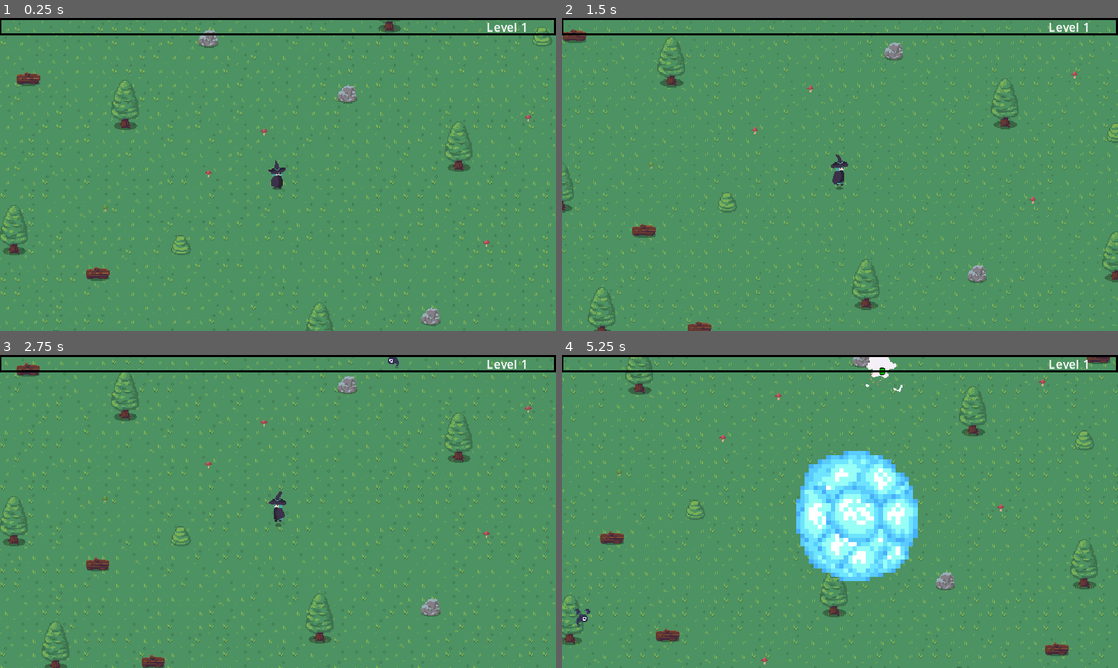
Above: before the commit, frames 1-4 (two rows, left to right).
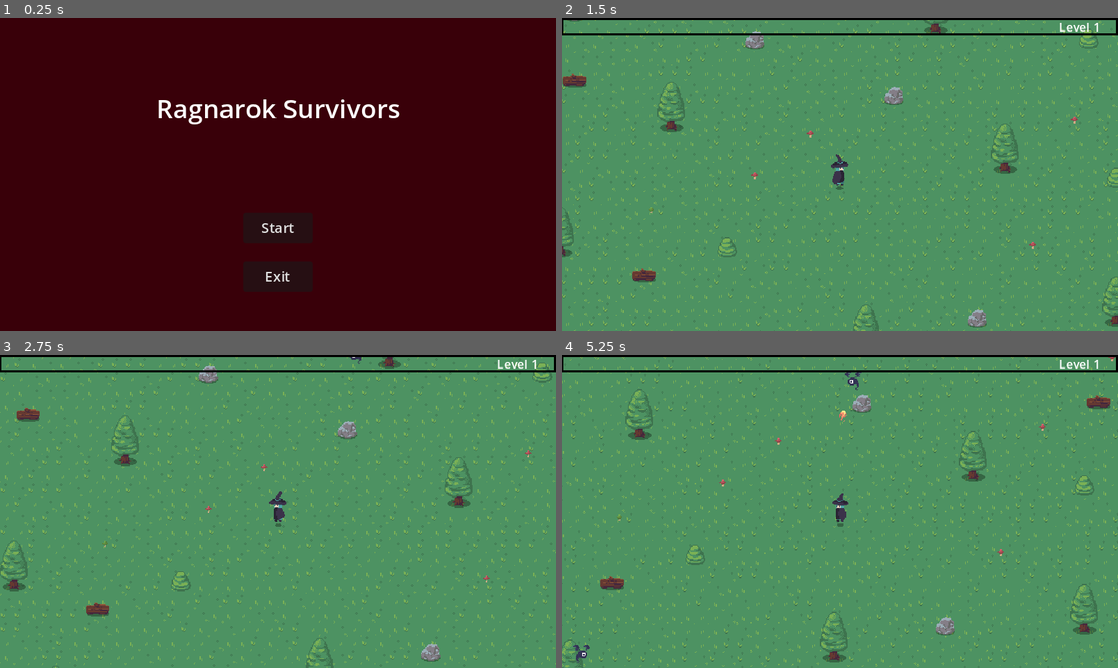
Above: after the commit, the same moments.

Repository: GuillermoIglesias/ragnarok
Game: Godot game, scene res://menu/main.tscn
The game is run twice, just before and just after one commit, with the same random seed, the same clock (stepped at 60 frames per second) and the same inputs. Before the commit the project starts from res://world/level.tscn.
Inputs (mouse positions are in pixels of both pictures, inside the frame that each line leads up to):
- Up to frame 1 (0.25 s): no input
- Up to frame 2 (1.5 s): click (840, 227) at 0.5 s, where only the run after the commit has a clickable "Start"; move the mouse to (962, 158) at 1.27 s; press the mouse at (962, 158) at 1.28 s; hold D (right) from 1.28 s (still down)
- Up to frame 3 (2.75 s): move the mouse to (166, 527) at 2.02 s; release D (right) at 2.03 s; release the mouse at (166, 527) at 2.03 s; hold A (left) from 2.03 s (still down); click (166, 527) at 2.1 s
- Up to frame 4 (5.25 s): move the mouse to (895, 442) at 2.77 s; release A (left) at 2.78 s; press the mouse at (895, 442) at 2.78 s; hold D (right) 2.78-4.28 s; move the mouse to (812, 574) at 3.52 s; release the mouse at (812, 574) at 3.53 s; click (812, 574) at 3.6 s; move the mouse to (1006, 558) at 4.27 s; press the mouse at (1006, 558) at 4.28 s; hold A (left) from 4.28 s (still down); move the mouse to (673, 464) at 5.02 s; release the mouse at (673, 464) at 5.03 s; click (673, 464) at 5.1 s

The runs differ from the first frame. In frame 1, 100% of the frame differs, in the area x 0-100%, y 0-100%; in frame 2, 13%; in frame 3, 13%; in frame 4, 20%.

Commit message:
added title menu and death

Diff:
--- /dev/null
+++ b/menu/main.gd
@@ -0,0 +1,11 @@
+extends Control
+
+@onready var level = "res://world/level.tscn"
+
+
+func _on_start_pressed():
+	var _level = get_tree().change_scene_to_file(level)
+
+
+func _on_exit_pressed():
+	get_tree().quit()
--- /dev/null
+++ b/menu/main.tscn
@@ -0,0 +1,72 @@
+[gd_scene load_steps=2 format=3 uid="uid://c78gl80tc0sw7"]
+
+[ext_resource type="Script" path="res://menu/main.gd" id="1_uaop0"]
+
+[node name="Main" type="Control"]
+layout_mode = 3
+anchors_preset = 15
+anchor_right = 1.0
+anchor_bottom = 1.0
+grow_horizontal = 2
+grow_vertical = 2
+script = ExtResource("1_uaop0")
+
+[node name="Background" type="ColorRect" parent="."]
+layout_mode = 1
+anchors_preset = 15
+anchor_right = 1.0
+anchor_bottom = 1.0
+grow_horizontal = 2
+grow_vertical = 2
+color = Color(0.223529, 0, 0.0352941, 1)
+
+[node name="Title" type="Label" parent="."]
+layout_mode = 1
+anchors_preset = 8
+anchor_left = 0.5
+anchor_top = 0.5
+anchor_right = 0.5
+anchor_bottom = 0.5
+offset_left = -140.0
+offset_top = -98.5
+offset_right = 140.0
+offset_bottom = -53.5
+grow_horizontal = 2
+grow_vertical = 2
+theme_override_font_sizes/font_size = 30
+text = "Ragnarok Survivors"
+horizontal_alignment = 1
+vertical_alignment = 1
+
+[node name="Start" type="Button" parent="."]
+layout_mode = 1
+anchors_preset = 8
+anchor_left = 0.5
+anchor_top = 0.5
+anchor_right = 0.5
+anchor_bottom = 0.5
+offset_left = -40.0
+offset_top = 44.0
+offset_right = 40.0
+offset_bottom = 79.0
+grow_horizontal = 2
+grow_vertical = 2
+text = "Start"
+
+[node name="Exit" type="Button" parent="."]
+layout_mode = 1
+anchors_preset = 7
+anchor_left = 0.5
+anchor_top = 1.0
+anchor_right = 0.5
+anchor_bottom = 1.0
+offset_left = -40.0
+offset_top = -80.0
+offset_right = 40.0
+offset_bottom = -45.0
+grow_horizontal = 2
+grow_vertical = 0
+text = "Exit"
+
+[connection signal="pressed" from="Start" to="." method="_on_start_pressed"]
+[connection signal="pressed" from="Exit" to="." method="_on_exit_pressed"]
--- a/project.godot
+++ b/project.godot
@@ -11,8 +11,9 @@
 [application]
 
 config/name="Ragnarok"
-run/main_scene="res://world/level.tscn"
+run/main_scene="res://menu/main.tscn"
 config/features=PackedStringArray("4.1", "Mobile")
+run/max_fps=60
 config/icon="res://icon.svg"
 
 [display]
--- a/units/player/player.gd
+++ b/units/player/player.gd
@@ -50,7 +50,9 @@
 
 func _on_hurtbox_hurt(damage):
 	health -= damage
-	print(health)
+	print("Health:", health)
+	if health <= 0:
+		death()
 
 
 func _on_detector_body_entered(body):
@@ -146,3 +148,7 @@
 func set_exp_bar(set_value, set_max_value):
 	exp_bar.value = set_value
 	exp_bar.max_value = set_max_value
+
+
+func death():
+	var _level = get_tree().change_scene_to_file("res://menu/main.tscn")
--- a/units/player/player.tscn
+++ b/units/player/player.tscn
@@ -220,7 +220,7 @@
 anchors_preset = 1
 anchor_left = 1.0
 anchor_right = 1.0
-offset_left = -80.0
+offset_left = -68.0
 offset_bottom = 23.0
 grow_horizontal = 0
 theme_override_font_sizes/font_size = 14
Not shown, added: export_presets.cfg
Not shown, changed: .gitignore
